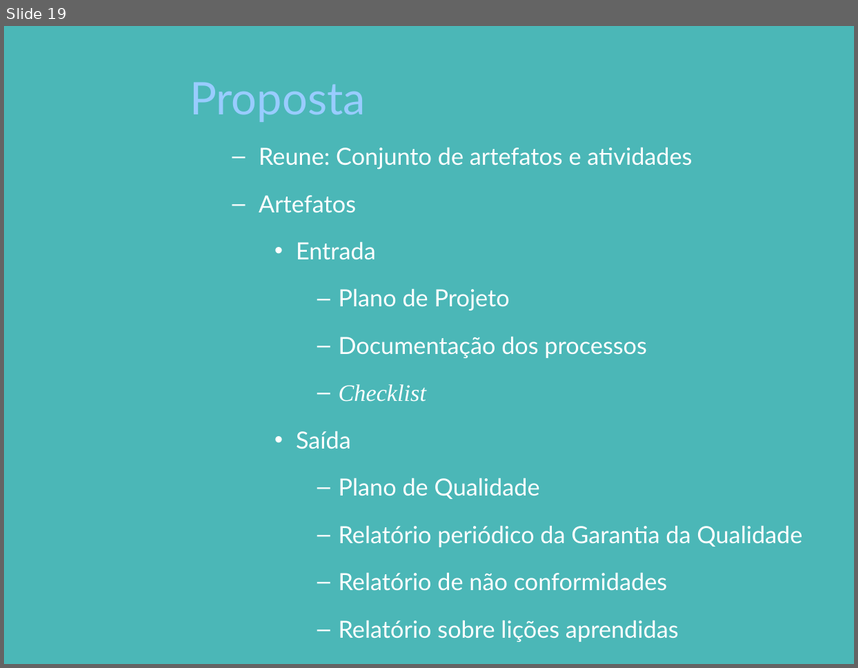
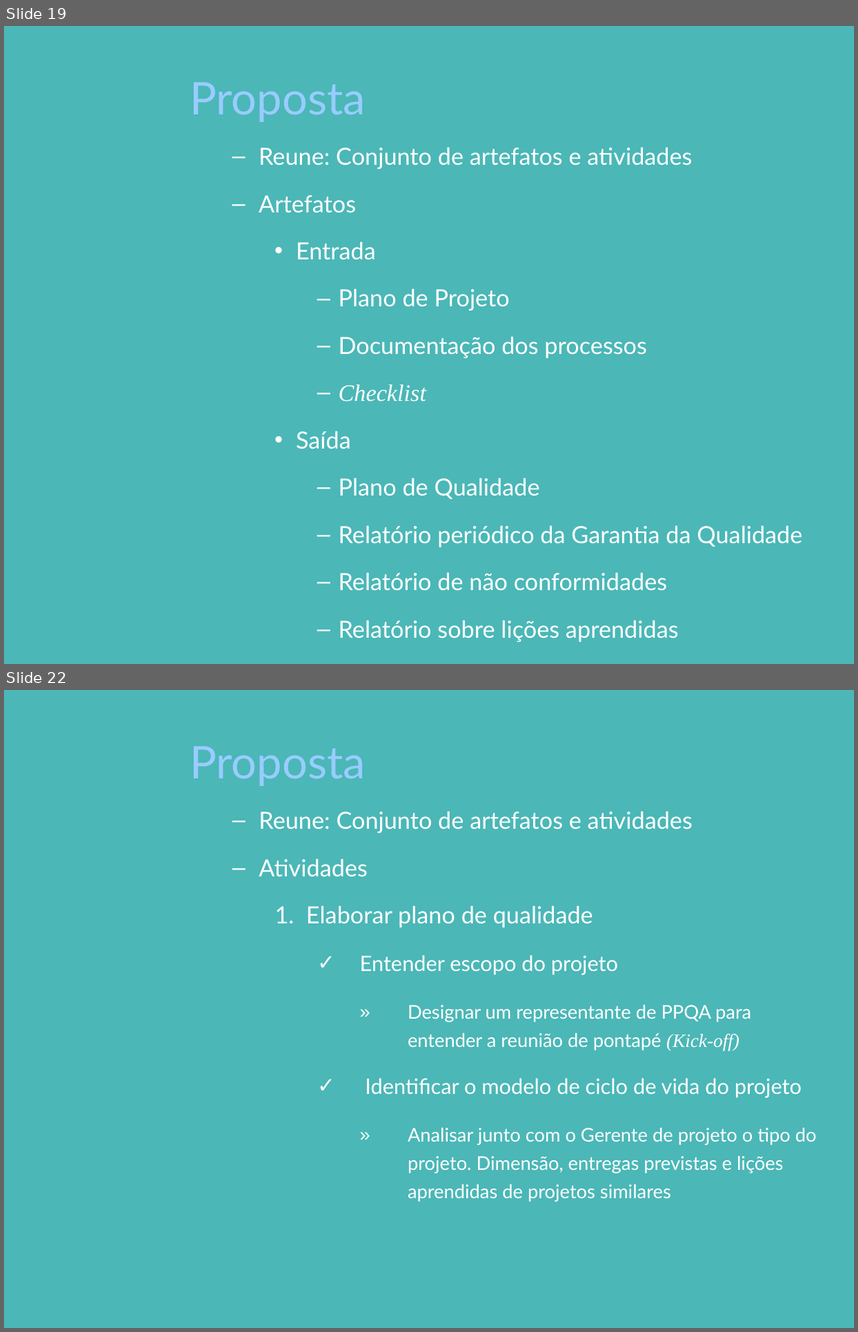
Before and after one commit to pddnew/monografia, a slide deck: presentation/presentation_1.0.0.pptx. Shown one above the other, each under a label of ours: slide 19 before the commit, slides 19 and 22 after it; the slides between them are not shown. The pictures are 858x668 and 858x1332 pixels, drawn with LibreOffice and Linux fonts; fonts in the diff are those of the drawing; background and template pictures are left out. Boxes give left, top, right and bottom in pixels: in the first picture for what was removed or moved away, otherwise in the second. Text is boxed around its words. In the diff, an @@ line names an element or a change of style, - is before the commit and + after.

```diff
--- a/presentation/presentation_1.0.0.pptx
+++ b/presentation/presentation_1.0.0.pptx
@@ slide 22 added at <box>4,690,854,1328</box>, background picture (left out) @@
@@ title added at <box>190,746,366,786</box>, 38 pt, text #99CCFF @@
+Proposta
@@ text added at <box>259,811,817,1201</box>, 16 pt, text #FFFFFF @@
+  – Reune: Conjunto de artefatos e atividades
+  – Atividades
+    1. Elaborar plano de qualidade
+      ✓ Entender escopo do projeto
+        » Designar um representante de PPQA para entender a reunião de pontapé (Kick-off)
+      ✓ Identificar o modelo de ciclo de vida do projeto
+        » Analisar junto com o Gerente de projeto o tipo do projeto. Dimensão, entregas previstas e lições aprendidas de projetos similares
```
Also in this commit, not shown: 3 slides changed, 3 other slides added, 7 other files.
